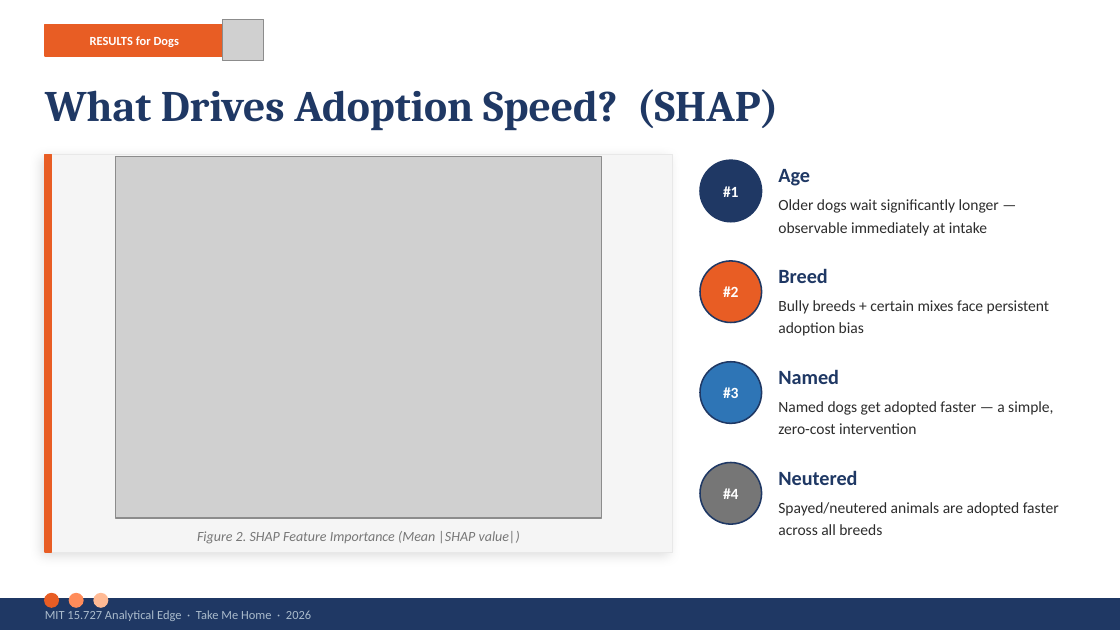
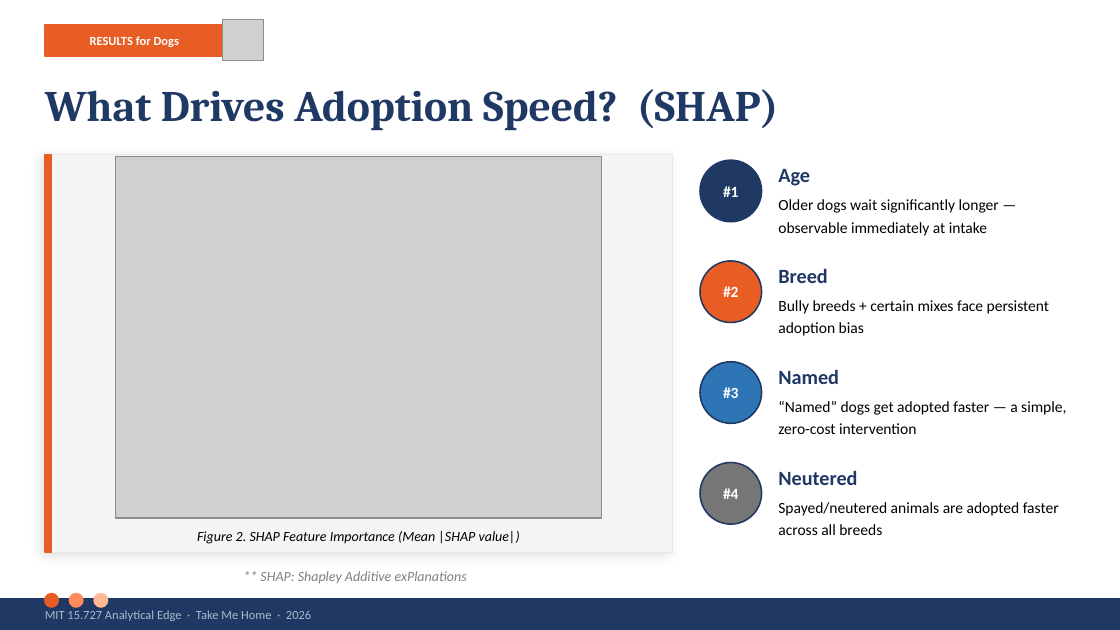
Before and after one commit to hsienhsinlee/MIT_15.727.AE_TakeMeHome, a slide deck: slide 7 of Final deliverables/TakeMeHome_Deck v1.pptx. Drawn at 1120x630 pixels with LibreOffice and Linux fonts; fonts in the diff are those of the drawing; grey boxes stand for pictures. Boxes give left, top, right and bottom in pixels: in the first picture for what was removed or moved away, otherwise in the second. Text is boxed around its words. In the diff, an @@ line names an element or a change of style, - is before the commit and + after.

```diff
--- a/Final deliverables/TakeMeHome_Deck v1.pptx
+++ b/Final deliverables/TakeMeHome_Deck v1.pptx
@@ text at (x1=778, y1=401, x2=1066, y2=434): text changed; text colour #2D2D2D to #000000 @@
-Named dogs get adopted faster — a simple, zero-cost intervention
+“Named” dogs get adopted faster — a simple, zero-cost intervention
@@ text colour #2D2D2D to #000000 in 3 elements at (x1=778, y1=199, x2=999, y2=236), (x1=778, y1=300, x2=1049, y2=336), (x1=778, y1=502, x2=1059, y2=535) @@
@@ text "Figure 2. SHAP Feature Importance ..." at (x1=197, y1=531, x2=520, y2=544): text colour #777777 to #000000 @@
@@ text added at (x1=260, y1=571, x2=467, y2=583), 9 pt, text #808080, italic @@
+** SHAP: Shapley Additive exPlanations
```
Also in this commit, not shown: 5 other slides changed.
